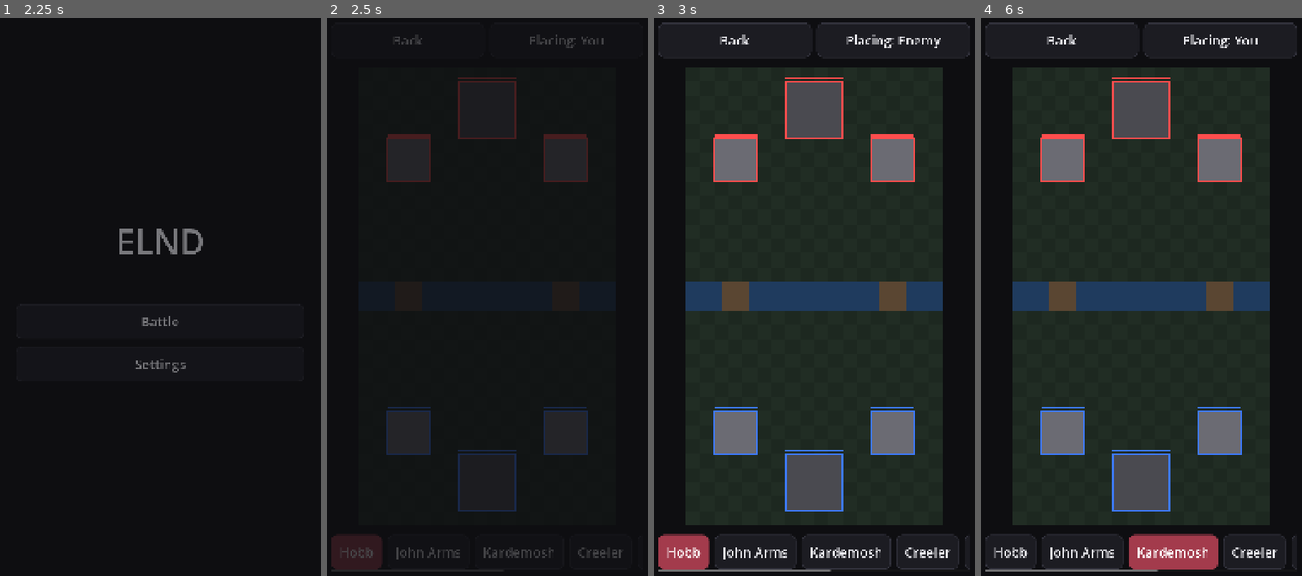
Above: before the commit, frames 1-4 (left to right).
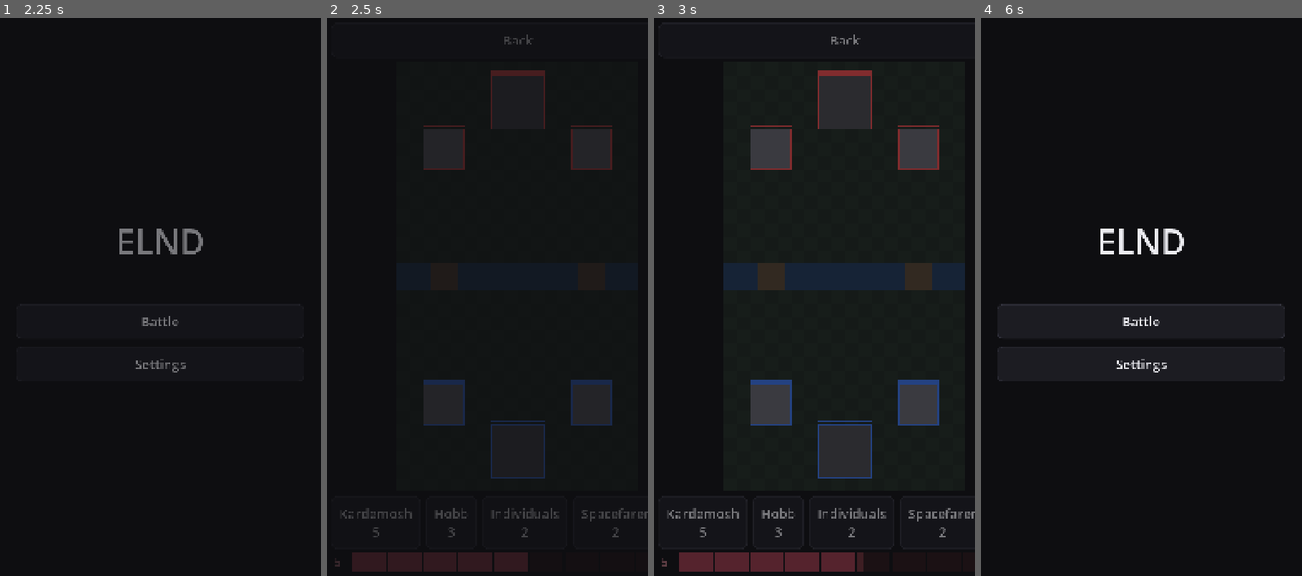
Above: after the commit, the same moments.

Repository: HenryElendheim/ELND
Game: Godot game, scene res://scenes/splash.tscn
The game is run twice, just before and just after one commit, with the same random seed, the same clock (stepped at 60 frames per second) and the same inputs.
Inputs (mouse positions are in pixels of both pictures, inside the frame that each line leads up to):
- Up to frame 1 (2.25 s): tap Enter at 0.5 s; move the mouse to (231, 263) at 0.52 s; click (231, 263) at 0.67 s; drag from (96, 319) to (144, 403) at 1.27 s; click "Battle" at 2 s
- Up to frame 2 (2.5 s): no input
- Up to frame 3 (3 s): click (894, 40) at 2.75 s, where only the run before the commit has a clickable "Placing: You"
- Up to frame 4 (6 s): click (1221, 40) at 3.5 s, where only the run before the commit has a clickable "Placing: Enemy"; click (1009, 553) at 4.25 s, where only the run before the commit has a clickable "Hobb"; click (1083, 553) at 5 s, where only the run before the commit has a clickable "John Arms"; click (1173, 553) at 5.75 s, where only the run before the commit has a clickable "Kardemosh"

Frame 1 is identical in both runs. In frame 2, 5.5% of the frame differs, in the area x 1-100%, y 2-100%; in frame 3, 31%; in frame 4, 61%, in the area x 1-99%, y 0-100%.

Commit message:
Add hand, deck cycling and Ephrocity meter
Milestone 2, first part. Each side has a shuffled deck with a hand of 4
that cycles like the doc describes, Ephrocity fills at x1/x2/x3 from the
phases in battle.json, and troops are played by picking a card and tapping
your half. Destroying an enemy side tower opens that lane's pocket.

Admin panel gets a free spawn tool for either side and endless Ephrocity
toggles. Deck is every troop card for now since spells and buildings come
later.

Diff:
--- a/data/battle.json
+++ b/data/battle.json
@@ -63,5 +63,9 @@
 	"sight_range_tiles": 5.5,
 	"unit_radius_tiles": 0.45,
 	"default_hit_speed": 1.0,
-	"swarm_spread_tiles": 0.6
+	"swarm_spread_tiles": 0.6,
+	"pocket_depth_tiles": 9,
+	"playable_types": [
+		"troop"
+	]
 }
--- a/scenes/battle.gd
+++ b/scenes/battle.gd
@@ -1,20 +1,26 @@
 extends Control
-## The battle screen. For now it is a sandbox: pick a troop and a side, then tap the arena to drop it in.
+## The battle screen. Pick a card from the hand, then tap your half of the arena to play it.
 ## The simulation runs on fixed ticks, and the screen only redraws between them.
 
 const MENU_SCENE := "res://scenes/main_menu.tscn"
 ## Caps how many ticks can run in one frame, which stops a slow frame from snowballing into a freeze.
 const MAX_STEPS_PER_FRAME := 8
+const RATE_NAMES := {2.0: "Double Ephrocity", 3.0: "Triple Ephrocity"}
 
 var sim := BattleSim.new()
 var speed := 1.0
+## When Admin Mode picks a card here, taps drop that card for free on the chosen side instead of playing from the hand.
+var spawn_card := ""
+var spawn_team := Unit.Team.PLAYER
 
 var _view := ArenaView.new()
+var _meter := EphrocityMeter.new()
 var _admin: AdminPanel
 var _accumulator := 0.0
-var _card := ""
-var _team := Unit.Team.PLAYER
-var _side_button: Button
+var _slot := -1
+var _slot_buttons: Array[Button] = []
+var _next_label: Label
+var _rate := 1.0
 
 
 func _ready() -> void:
@@ -26,14 +32,11 @@
 	margin.add_theme_constant_override("margin_top", 64)
 	add_child(margin)
 	var column := VBoxContainer.new()
-	column.add_theme_constant_override("separation", 16)
+	column.add_theme_constant_override("separation", 12)
 	margin.add_child(column)
 
 	var top := HBoxContainer.new()
 	top.add_child(Ui.button("Back", go_back))
-	_side_button = Ui.button("", _switch_side)
-	top.add_child(_side_button)
-	_show_side()
 	if Settings.get_value("admin_mode"):
 		_admin = AdminPanel.new(self, _view)
 		top.add_child(Ui.button("Admin", func() -> void: _admin.visible = not _admin.visible))
@@ -42,19 +45,35 @@
 	_view.sim = sim
 	_view.tapped.connect(_on_tapped)
 	column.add_child(_view)
-
-	var troops := []
-	var cards: Dictionary = Data.table("cards").cards
-	for id in cards:
-		if cards[id].get("type") == "troop":
-			troops.append([id, cards[id].name.trim_prefix("The ")])
-	_card = troops[0][0]
-	column.add_child(Ui.strip(troops, _card, func(id: String) -> void: _card = id))
+	column.add_child(_build_hand())
+	_meter.hand = sim.hands[Unit.Team.PLAYER]
+	column.add_child(_meter)
 
 	if _admin != null:
 		_admin.visible = false
 		add_child(_admin)
 	Data.changed.connect(sim.refresh_stats)
+
+
+## Four card buttons and a small label for the card that comes in next.
+func _build_hand() -> Control:
+	var row := HBoxContainer.new()
+	var group := ButtonGroup.new()
+	group.allow_unpress = true
+	for slot in 4:
+		var card := Ui.button("", func() -> void: _select(slot))
+		card.toggle_mode = true
+		card.button_group = group
+		card.custom_minimum_size.y = 150
+		_slot_buttons.append(card)
+		row.add_child(card)
+	_next_label = Ui.label("", "MutedLabel")
+	_next_label.size_flags_horizontal = SIZE_FILL
+	_next_label.custom_minimum_size.x = 140
+	_next_label.horizontal_alignment = HORIZONTAL_ALIGNMENT_CENTER
+	_next_label.vertical_alignment = VERTICAL_ALIGNMENT_CENTER
+	row.add_child(_next_label)
+	return row
 
 
 func _process(delta: float) -> void:
@@ -64,25 +83,60 @@
 		_accumulator -= sim.tick
 	_view.blend = _accumulator / sim.tick
 	_view.queue_redraw()
+	_meter.queue_redraw()
+	_refresh_hand()
+	_announce_rate()
 
 
-## Without Admin Mode each side can only place on its own half. Admin Mode allows any spot.
-func _on_tapped(tile: Vector2) -> void:
-	var arena: Dictionary = Data.table("battle").arena
-	if tile.x < 0 or tile.y < 0 or tile.x > float(arena.width_tiles) or tile.y > float(arena.length_tiles):
-		return
-	var own_half := tile.y > float(arena.river_bottom) if _team == Unit.Team.PLAYER else tile.y < float(arena.river_top)
-	if own_half or Settings.get_value("admin_mode"):
-		sim.spawn(_card, _team, tile)
+## Shows each card's short name and cost, and dims the ones that cannot be paid for yet.
+func _refresh_hand() -> void:
+	var hand := sim.hands[Unit.Team.PLAYER]
+	var cards := hand.in_hand()
+	for slot in _slot_buttons.size():
+		var card := _slot_buttons[slot]
+		card.visible = slot < cards.size()
+		if not card.visible:
+			continue
+		card.text = "%s\n%d" % [_short_name(cards[slot]), Hand.cost_of(cards[slot])]
+		card.modulate.a = 1.0 if hand.can_afford(slot) else 0.5
+	var next := hand.next_card()
+	_next_label.text = "Next\n" + _short_name(next) if next != "" else ""
 
 
-func _switch_side() -> void:
-	_team = Unit.Team.ENEMY if _team == Unit.Team.PLAYER else Unit.Team.PLAYER
-	_show_side()
+## Tells the player when Ephrocity starts filling faster, with a short buzz if vibration is on.
+func _announce_rate() -> void:
+	var rate := sim.ephrocity_rate()
+	if rate == _rate:
+		return
+	_rate = rate
+	if RATE_NAMES.has(rate):
+		Nav.toast(RATE_NAMES[rate])
+		if Settings.get_value("vibration"):
+			Input.vibrate_handheld(200)
 
 
-func _show_side() -> void:
-	_side_button.text = "Placing: You" if _team == Unit.Team.PLAYER else "Placing: Enemy"
+func _select(slot: int) -> void:
+	_slot = slot if _slot_buttons[slot].button_pressed else -1
+
+
+func _on_tapped(tile: Vector2) -> void:
+	if spawn_card != "":
+		sim.spawn(spawn_card, spawn_team, tile)
+		return
+	if _slot == -1:
+		return
+	var hand := sim.hands[Unit.Team.PLAYER]
+	if not hand.can_afford(_slot):
+		Nav.toast("Not enough Ephrocity")
+	elif not sim.can_place(Unit.Team.PLAYER, tile):
+		Nav.toast("You can only place on your side")
+	elif sim.play(Unit.Team.PLAYER, _slot, tile):
+		_slot_buttons[_slot].button_pressed = false
+		_slot = -1
+
+
+static func _short_name(card_id: String) -> String:
+	return Data.table("cards").cards[card_id].name.trim_prefix("The ") if card_id != "" else ""
 
 
 ## Removes every troop and building but leaves the towers standing.
--- a/scripts/battle/admin_panel.gd
+++ b/scripts/battle/admin_panel.gd
@@ -4,6 +4,7 @@
 ## time controls, debug overlays, clearing the field, and live stat editing for every card and tower.
 
 const SPEEDS := [[0.0, "Pause"], [0.25, "0.25x"], [0.5, "0.5x"], [1.0, "1x"], [2.0, "2x"]]
+const SIDES := [[Unit.Team.PLAYER, "You"], [Unit.Team.ENEMY, "Enemy"]]
 const OVERLAYS := [["Hitboxes", "show_hitboxes"], ["Attack ranges", "show_ranges"], ["Targeting lines", "show_targets"], ["FPS", "show_fps"]]
 
 var _battle: Node
@@ -34,12 +35,23 @@
 	column.add_child(header)
 
 	column.add_child(Ui.choice("Speed", SPEEDS, _battle.get("speed"), func(value: float) -> void: _battle.set("speed", value)))
+
+	# The spawn tool drops any troop anywhere for free, on either side.
+	var troops := [["", "Off"]]
+	var cards: Dictionary = Data.table("cards").cards
+	for id in BattleSim.starting_deck():
+		troops.append([id, cards[id].name.trim_prefix("The ")])
+	column.add_child(Ui.choice("Spawn tool", troops, "", func(id: String) -> void: _battle.set("spawn_card", id), 4))
+	column.add_child(Ui.choice("Spawn for", SIDES, Unit.Team.PLAYER, func(team: int) -> void: _battle.set("spawn_team", team)))
+	var hands: Array = _battle.get("sim").hands
+	for side in SIDES:
+		var hand: Hand = hands[side[0]]
+		column.add_child(Ui.toggle("Endless Ephrocity: " + side[1], false, func(on: bool) -> void: hand.infinite = on))
 	for overlay in OVERLAYS:
 		column.add_child(Ui.toggle(overlay[0], _view.get(overlay[1]), func(on: bool) -> void: _view.set(overlay[1], on)))
 	column.add_child(Ui.button("Clear troops", Callable(_battle, "clear_troops")))
 
 	var subjects := [["towers/side", "Side tower"], ["towers/main", "Main tower"]]
-	var cards: Dictionary = Data.table("cards").cards
 	for id in cards:
 		subjects.append(["cards/" + id, cards[id].name.trim_prefix("The ")])
 	column.add_child(Ui.choice("Edit stats", subjects, subjects[0][0], _show_fields))
--- a/scripts/battle/battle_sim.gd
+++ b/scripts/battle/battle_sim.gd
@@ -5,6 +5,8 @@
 ## Positions are in tiles, with the player at the bottom of an 18 by 32 arena.
 
 var units: Array[Unit] = []
+## One hand per team, in the same order as Unit.Team, so hands[Unit.Team.ENEMY] is the enemy's.
+var hands: Array[Hand] = []
 var tick := 1.0 / 30.0
 var time := 0.0
 
@@ -17,6 +19,56 @@
 	_arena = _battle.arena
 	tick = 1.0 / float(_battle.tick_rate)
 	_place_towers()
+	for team in Unit.Team.size():
+		hands.append(Hand.new(starting_deck(), _battle))
+
+
+## Every card that can be played so far, up to the deck size. Later milestones replace this with the player's own deck.
+static func starting_deck() -> Array:
+	var battle := Data.table("battle")
+	var cards: Dictionary = Data.table("cards").cards
+	var deck := []
+	for id in cards:
+		if cards[id].get("type") in battle.playable_types and deck.size() < int(battle.deck.size):
+			deck.append(id)
+	return deck
+
+
+## How many times faster than normal Ephrocity is filling right now, which is 1, 2 or 3.
+func ephrocity_rate() -> float:
+	var rate := 1.0
+	for phase in _battle.ephrocity.phases:
+		if time >= float(phase.from_second):
+			rate = float(phase.rate)
+	return rate
+
+
+## Checks whether a team may put a troop at a spot. Each side has its own half, and once an enemy
+## side tower falls, that lane on the enemy's half opens up too, as deep as the pocket setting allows.
+func can_place(team: Unit.Team, at: Vector2) -> bool:
+	var length := float(_arena.length_tiles)
+	if at.x < 0.0 or at.y < 0.0 or at.x > float(_arena.width_tiles) or at.y > length:
+		return false
+	# Flipping the enemy's spot means the same rules can be written once from the player's side.
+	var y := at.y if team == Unit.Team.PLAYER else length - at.y
+	if y > float(_arena.river_bottom):
+		return true
+	if y < float(_arena.river_top) - float(_battle.pocket_depth_tiles) or y > float(_arena.river_top):
+		return false
+	var left_lane := at.x < float(_arena.width_tiles) / 2.0
+	for unit in units:
+		if unit.kind == "side" and unit.team != team and (unit.pos.x < float(_arena.width_tiles) / 2.0) == left_lane:
+			return false
+	return true
+
+
+## Plays the card in a hand slot at a spot, paying its Ephrocity cost. It returns false when the spot or the cost is not allowed.
+func play(team: Unit.Team, slot: int, at: Vector2) -> bool:
+	var hand := hands[team]
+	if not can_place(team, at) or not hand.can_afford(slot):
+		return false
+	spawn(hand.play(slot), team, at)
+	return true
 
 
 ## Puts a card on the field. Swarm cards spawn several copies spread around the spot.
@@ -40,6 +92,9 @@
 
 func step() -> void:
 	time += tick
+	var bars := tick * ephrocity_rate() / float(_battle.ephrocity.seconds_per_bar)
+	for hand in hands:
+		hand.regenerate(bars)
 	for unit in units:
 		unit.prev_pos = unit.pos
 	for unit in units:
--- /dev/null
+++ b/scripts/battle/ephrocity_meter.gd
@@ -0,0 +1,32 @@
+class_name EphrocityMeter
+extends Control
+## The wine red Ephrocity bar under the hand. Each of the ten segments fills up smoothly,
+## and full segments glow brighter so the count can be read at a glance.
+
+const EMPTY := Color("#2A1518")
+const FILLING := Color("#722F37")
+const FULL := Color("#A33B4C")
+const GAP := 6.0
+
+var hand: Hand
+var bars := 10
+
+
+func _ready() -> void:
+	custom_minimum_size.y = 64
+
+
+func _draw() -> void:
+	if hand == null:
+		return
+	var amount := hand.ephrocity
+	var number_width := 72.0
+	var font := ThemeDB.fallback_font
+	draw_string(font, Vector2(8, size.y * 0.72), str(floori(amount)), HORIZONTAL_ALIGNMENT_LEFT, -1, int(size.y * 0.7), FULL.lightened(0.3))
+	var width := (size.x - number_width - GAP * (bars - 1)) / bars
+	for i in bars:
+		var box := Rect2(number_width + i * (width + GAP), 0, width, size.y)
+		draw_rect(box, EMPTY)
+		var fill := clampf(amount - i, 0.0, 1.0)
+		if fill > 0.0:
+			draw_rect(Rect2(box.position, Vector2(width * fill, size.y)), FULL if fill >= 1.0 else FILLING)
--- /dev/null
+++ b/scripts/battle/hand.gd
@@ -0,0 +1,54 @@
+class_name Hand
+extends RefCounted
+## One side's cards and Ephrocity. The first four cards are the hand and the rest wait in a queue.
+## A played card goes to the back of the queue and the front of the queue takes its slot,
+## which means the deck cycles in a fixed order just like the design doc asks.
+
+var cards: Array[String] = []
+var ephrocity := 0.0
+## Admin Mode can make Ephrocity endless for either side while testing.
+var infinite := false
+
+var _hand_size := 4
+var _max := 10.0
+
+
+func _init(deck: Array, battle: Dictionary) -> void:
+	cards.assign(deck)
+	cards.shuffle()
+	_hand_size = int(battle.deck.hand)
+	_max = float(battle.ephrocity.max)
+	ephrocity = float(battle.ephrocity.start)
+
+
+func in_hand() -> Array:
+	return cards.slice(0, _hand_size)
+
+
+## The card that will come in next, or an empty string when the deck is too small to have one.
+func next_card() -> String:
+	return cards[_hand_size] if cards.size() > _hand_size else ""
+
+
+static func cost_of(card_id: String) -> float:
+	return float(Data.table("cards").cards[card_id].cost)
+
+
+func can_afford(slot: int) -> bool:
+	return infinite or ephrocity >= cost_of(cards[slot])
+
+
+## Pays for the card in a slot and cycles it out. It returns the card that was played.
+func play(slot: int) -> String:
+	var card := cards[slot]
+	if not infinite:
+		ephrocity -= cost_of(card)
+	if cards.size() > _hand_size:
+		cards[slot] = cards[_hand_size]
+		cards.remove_at(_hand_size)
+		cards.append(card)
+	return card
+
+
+func regenerate(bars: float) -> void:
+	ephrocity = _max if infinite else minf(ephrocity + bars, _max)
--- a/tests/smoke.gd
+++ b/tests/smoke.gd
@@ -22,8 +22,17 @@
 	var cards: Dictionary = Data.table("cards").cards
 	for id in cards:
 		if cards[id].type == "troop":
-			sim.spawn(id, Unit.Team.PLAYER, Vector2(4, 24))
 			sim.spawn(id, Unit.Team.ENEMY, Vector2(14, 8))
+	# The player side plays its whole hand through the normal rules, which checks costs, placement and cycling.
+	var hand := sim.hands[Unit.Team.PLAYER]
+	hand.infinite = true
+	for i in 8:
+		if not sim.play(Unit.Team.PLAYER, 0, Vector2(4, 24)):
+			print("Broken file: playing a card failed")
+			broken += 1
+	if sim.play(Unit.Team.PLAYER, 0, Vector2(4, 8)):
+		print("Broken file: placing on the enemy half was allowed")
+		broken += 1
 
 	Data.set_override("cards", ["cards", "hobb", "health"], 400.0)
 	Data.reset_override("cards", ["cards", "hobb"])
